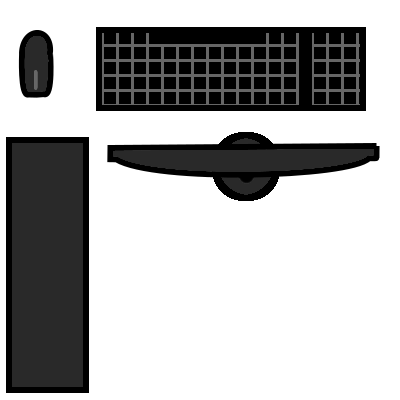
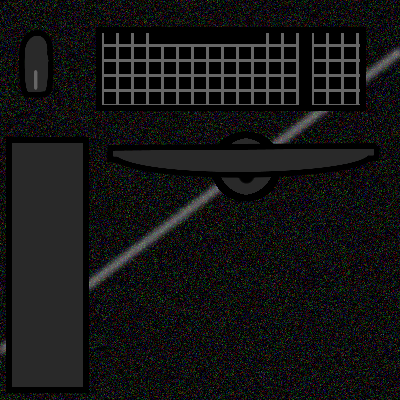
The second 400x400 image is a revision of the first. Changes to its layers:
added layer "black_desk.png" over 0, 0, 400, 400
